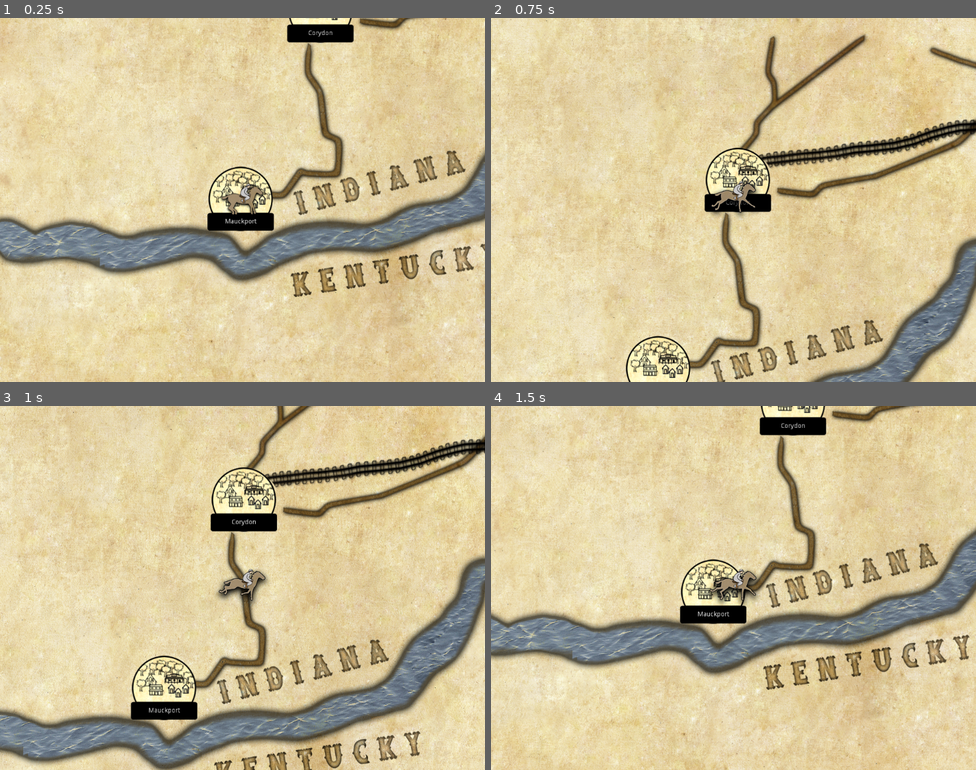
Above: before the commit, frames 1-4 (two rows, left to right).
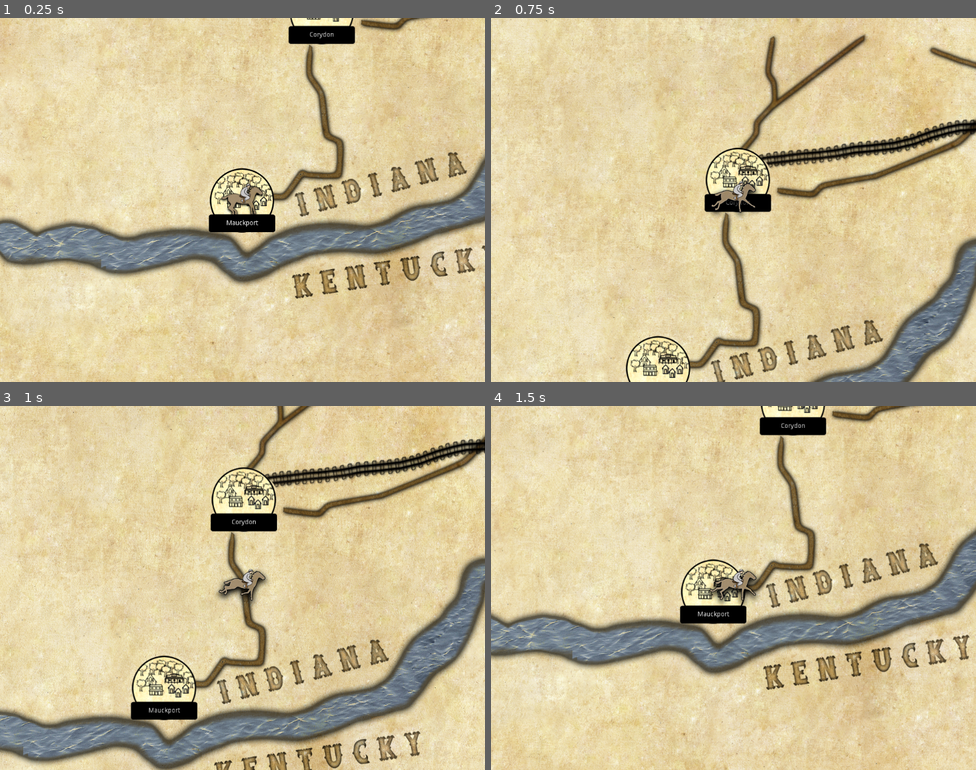
Above: after the commit, the same moments.

Repository: doctor-g/MorgansRaid
Game: Godot game, scene res://src/Game.tscn
The game is run twice, just before and just after one commit, with the same random seed, the same clock (stepped at 60 frames per second) and the same inputs. The project has no main scene, so this scene is started directly.
Inputs (mouse positions are in pixels of both pictures, inside the frame that each line leads up to):
- Up to frame 1 (0.25 s): no input
- Up to frame 2 (0.75 s): tap Enter at 0.5 s; move the mouse to (733, 200) at 0.52 s; click (733, 200) at 0.67 s
- Up to frame 3 (1 s): no input
- Up to frame 4 (1.5 s): move the mouse to (718, 438) at 1.27 s; click (718, 438) at 1.42 s

The runs differ from the first frame. In frame 1, 16% of the frame differs, in the area x 0-100%, y 0-100%; in frame 2, nothing differs; in frame 3, nothing differs; in frame 4, nothing differs.

Commit message:
Specify Morgan's start city from editor

Diff:
--- a/project/src/Game.gd
+++ b/project/src/Game.gd
@@ -3,11 +3,25 @@
 # Morgan's speed in units per second
 export var movement_speed := 600
 
+# The city to start the game
+export(NodePath) var start_city
+
 var _moving := false
 var _path_follow : PathFollow2D = null
 var _direction := +1
 
+var _city : Node2D
+
 onready var _morgan := $Morgan
+
+func _ready():
+	print(str(start_city))
+	if start_city == "":
+		print("Warning: start_city not specified. Using Mauckport.")
+		start_city = $Cities/Mauckport.get_path()
+	_city = get_node(start_city)
+	_morgan.position = _city.position
+
 
 func _process(delta):
 	if _moving:
--- a/project/src/Game.tscn
+++ b/project/src/Game.tscn
@@ -8,6 +8,7 @@
 
 [node name="Game" type="Node2D"]
 script = ExtResource( 4 )
+start_city = NodePath("Cities/Mauckport")
 
 [node name="Map" parent="." instance=ExtResource( 1 )]
 position = Vector2( 7.55127, -211.428 )
